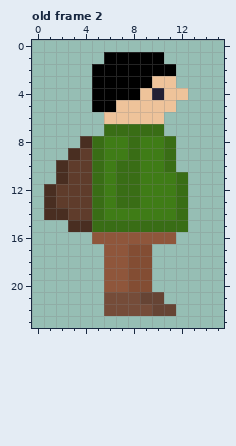
File history of a pixel-art file, art/player_side.aseprite. Above is the file before it was changed.
16x24 pixels, 2 frames. Shown: old frame 2. The commit also changed other frames, which this record leaves out.
The result:
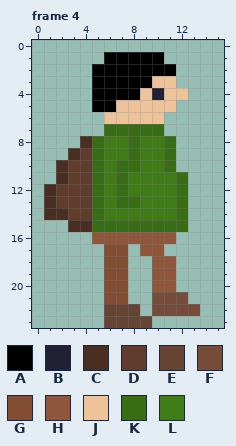
Palette (. is transparent): A #000000  B #222034  C #492e21  D #5f3c2b  E #664434  F #754c39  G #834d33  H #8f563b  J #eec39a  K #396d15  L #3f7c16
A new or re-ordered frame is compared with the old frame closest to it.
Edits made:
frames 2 -> 4
Changed rows in their new state; - is an unchanged pixel.
Frame 4 is new; against old frame 2:
first column x 8:
11 L
12 L
first column x 6:
17 GG.HH---
18 GG..HH--
19 GG..HH--
20 GG..HH--
21 GG..FFF-
22 EEE.FFFF
23 EEEE----
Boxes around the changes in both pictures, in picture pixels (x1, y1, x2, y2):
changed: (104, 172, 200, 328)
